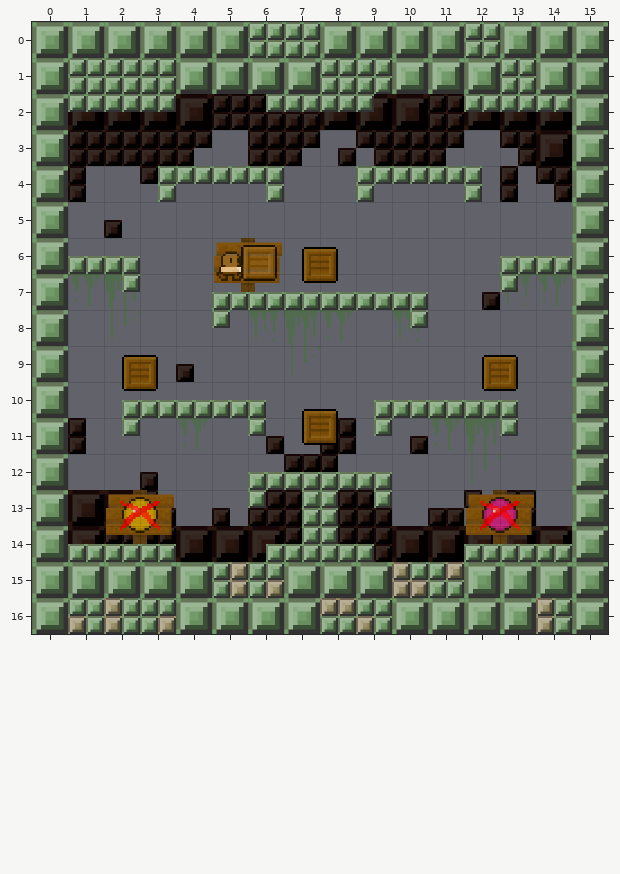
A Tiled map gets an edit: Demo/assets/maps/10.tmx. That is the earlier state.
Cells are 64x64 px. Shown: x 0..15, y 0..16.
Once edited:
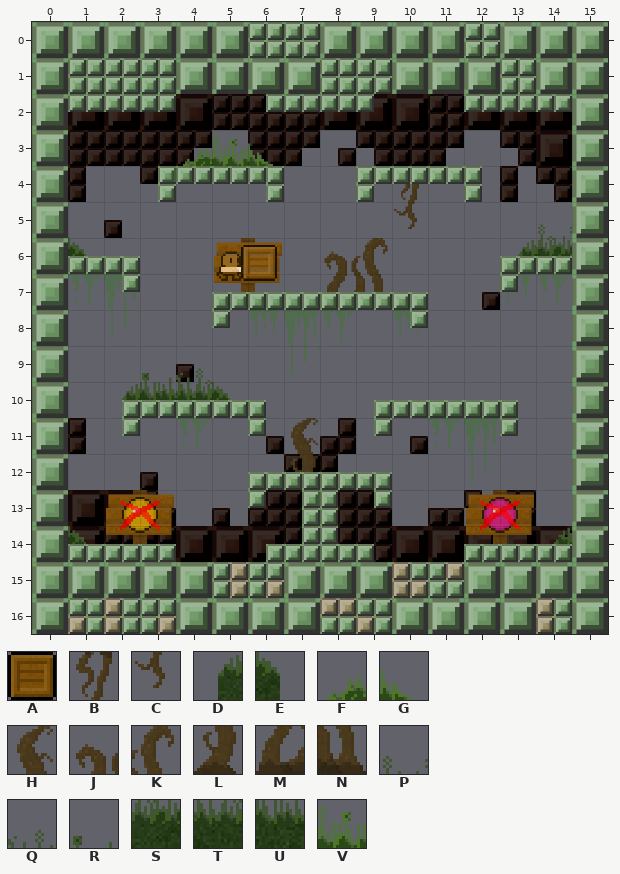
Key: from "large": A 1, B 13, C 27, D 38, E 39, F 40, G 41, H 52, J 53, K 54, L 66, M 67, N 68, P 80, Q 82, R 83, S 94, T 96, U 97, V 110.
_ is an empty cell, . an unchanged one.
Objects are placed by their top-left corner, in cells (3,4 is the top-left corner of cell 3,4); size is 1x1 cell unless given.
From the commit log: update map artwork update power up collision with crates better ensure NPC actors are updated with dying animation
Difference:
--- layer "signs"
@@ x 1..14 @@
- 3 ...___........
- 4 ........._....
- 5 ........._..._
- 6 _......__...__
- 7 .......__.....
+ 3 ...FVG........
+ 4 .........B....
+ 5 .........C...P
+ 6 E......JK...DS
+ 7 .......MN.....
@@ x 2..7 @@
- 9 .__...
-10 ____..
-11 ....._
-12 ....._
+ 9 .RQ...
+10 DUTE..
+11 .....H
+12 .....L
@@ x 1..14 @@
-14 _............_
+14 E............D
--- layer "geometry" (now hidden)
-A "Crate" at 7.5,6.2
-A "Crate" at 12.5,9.2
-A "Crate" at 2.5,9.2
-A "Crate" at 7.5,10.8
